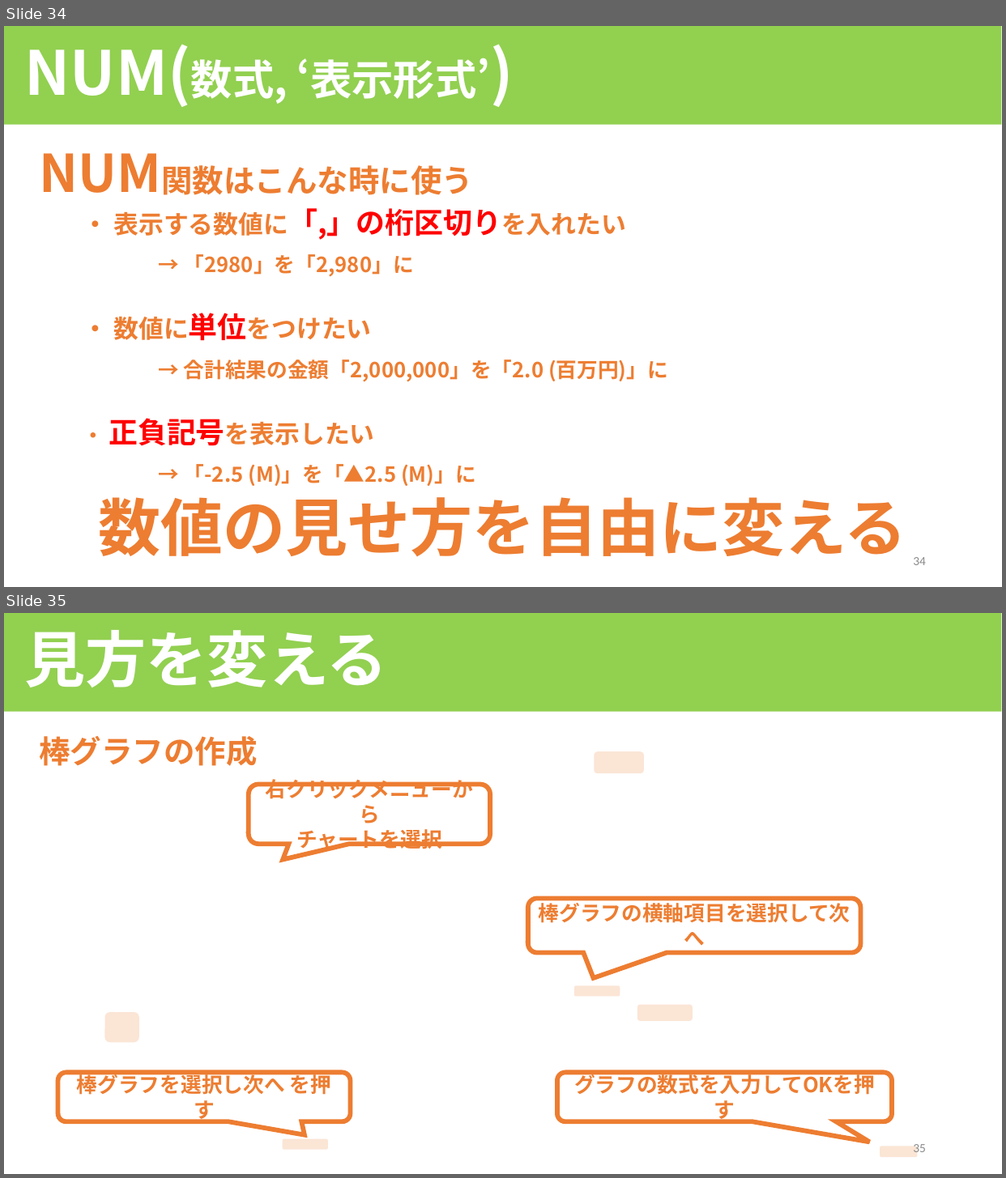
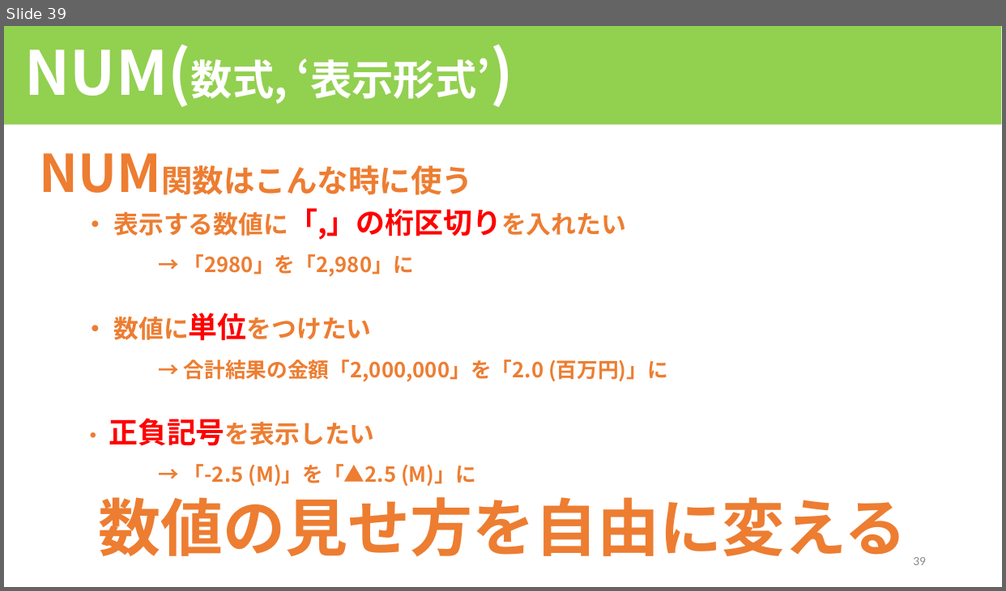
Before and after one commit to HOTNIDAS/inv_app, a slide deck: QlikViewセミナー(応用編1).pptx. Shown one above the other, each under a label of ours: slides 34 and 35 before the commit, slide 39 after it. The pictures are 1006x1178 and 1006x591 pixels, drawn with LibreOffice and Linux fonts; fonts in the diff are those of the drawing. Boxes give left, top, right and bottom in pixels: in the first picture for what was removed or moved away, otherwise in the second. Text is boxed around its words. In the diff, an @@ line names an element or a change of style, - is before the commit and + after.

```diff
--- a/QlikViewセミナー(応用編1).pptx
+++ b/QlikViewセミナー(応用編1).pptx
@@ slide 35 removed at box(4, 613, 1002, 1174), background #FFFFFF @@
@@ rectangle removed at box(4, 613, 1001, 712) @@
-見方を変える
@@ text removed at box(39, 736, 257, 766) @@
-棒グラフの作成
@@ rounded rectangle removed at box(594, 752, 644, 773) @@
@@ rounded speech box removed at box(249, 785, 491, 845) @@
-右クリックメニューから
-チャートを選択
@@ rounded speech box removed at box(528, 898, 860, 953) @@
-棒グラフの横軸項目を選択して次へ
@@ rounded rectangle removed at box(574, 986, 620, 996) @@
@@ rounded rectangle removed at box(105, 1013, 139, 1043) @@
@@ rounded rectangle removed at box(637, 1004, 692, 1021) @@
@@ rounded speech box removed at box(58, 1072, 351, 1122) @@
-棒グラフを選択し次へ を押す
@@ rounded speech box removed at box(557, 1072, 892, 1122) @@
-グラフの数式を入力してOKを押す
@@ rounded rectangle removed at box(283, 1139, 328, 1150) @@
@@ rounded rectangle removed at box(880, 1147, 918, 1158) @@
@@ page number removed at box(913, 1144, 926, 1153) @@
-35
@@ what was slide 34 is now slide 39 @@
@@ page number at box(913, 557, 926, 565): text changed @@
-34
+39
```
Also in this commit, not shown: 2 slides changed, 9 slides added, 1 other slide removed.
